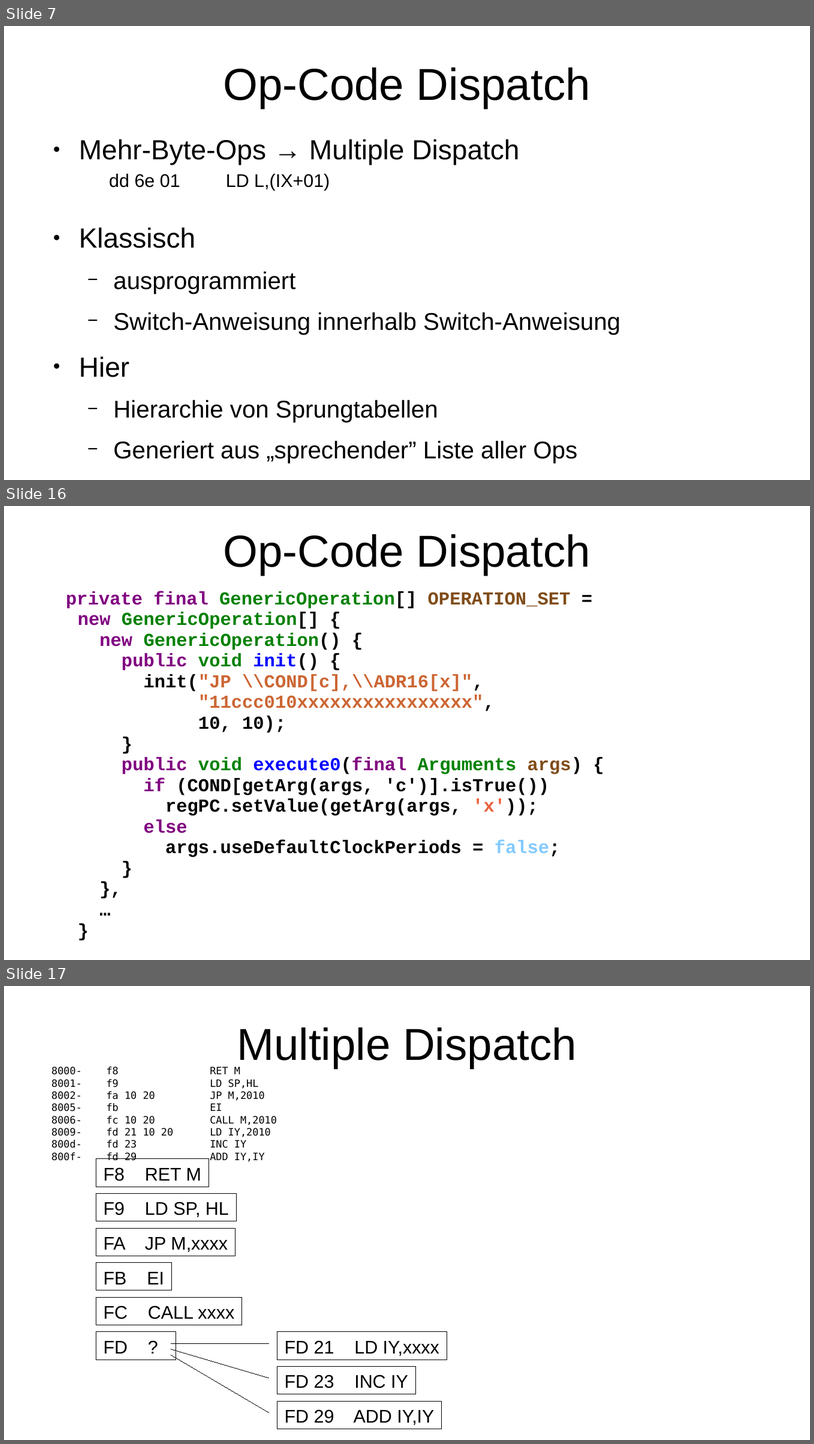
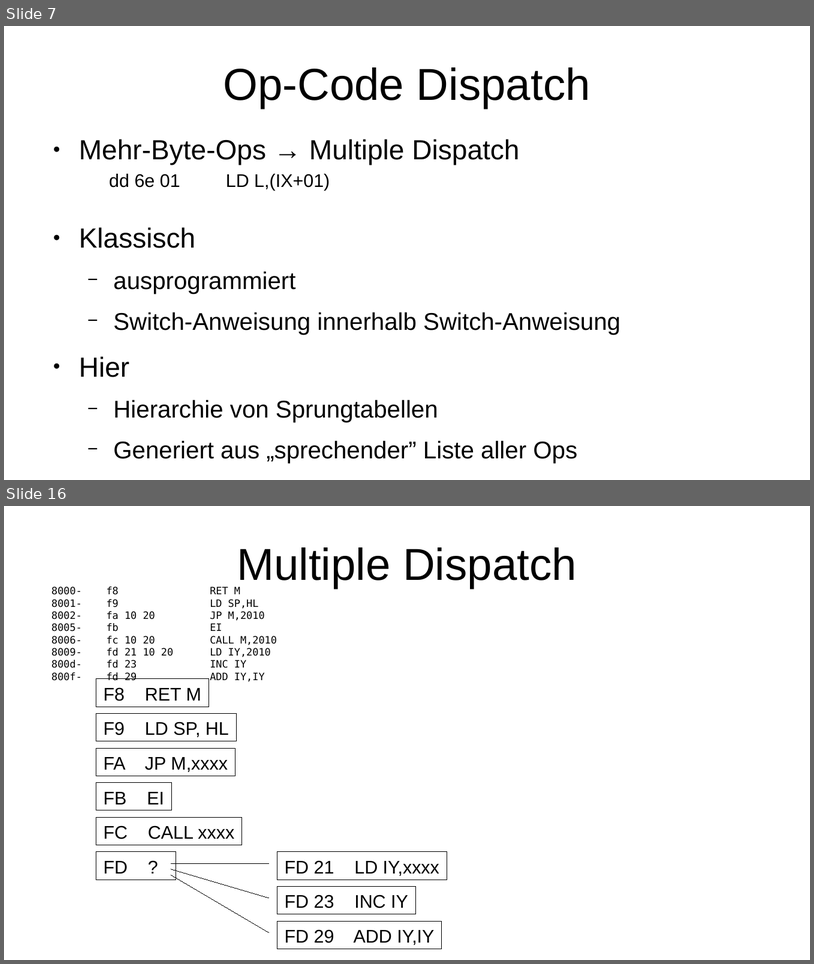
Before and after one commit to soundpaint/VZ200-Emulator, a slide deck: doc/talk-gpn19/slides-talk-gpn19.odp. Shown one above the other, each under a label of ours: slides 7, 16 and 17 before the commit, slides 7 and 16 after it; the slides between them are not shown. The pictures are 814x1444 and 814x964 pixels, drawn with LibreOffice and Linux fonts; fonts in the diff are those of the drawing. Boxes give left, top, right and bottom in pixels: in the first picture for what was removed or moved away, otherwise in the second. Text is boxed around its words. In the diff, an @@ line names an element or a change of style, - is before the commit and + after.

Commit message:
Update GPN19 Slides
Minor corrections:
* Fix font in OpCode table.
* Remove duplicate slide.
* Rename Boolean flag for alternate cycles.

```diff
--- a/doc/talk-gpn19/slides-talk-gpn19.odp
+++ b/doc/talk-gpn19/slides-talk-gpn19.odp
@@ slide 16 removed at bbox=[4, 506, 810, 960], background #FFFFFF @@
@@ title removed at bbox=[223, 534, 591, 575] @@
-Op-Code Dispatch
@@ table removed at bbox=[48, 584, 774, 960], 1 rows, 1 columns @@
-private final GenericOperation[] OPERATION_SET = / new GenericOperation[] { / new GenericOperation() { / public void init() { / init("JP \\COND[c],\\ADR16[x]", / "11ccc010xxxxxxxxxxxxxxxx", / 10, 10); / } / public void execute0(final Arguments args) { / if (COND[getArg(args, 'c')].isTrue()) / regPC.setValue(getArg(args, 'x')); / else / args.useDefaultClockPeriods = false; / } / }, / … / }
@@ what was slide 17 is now slide 16 @@
```
Also in this commit, not shown: 9 slides changed.
